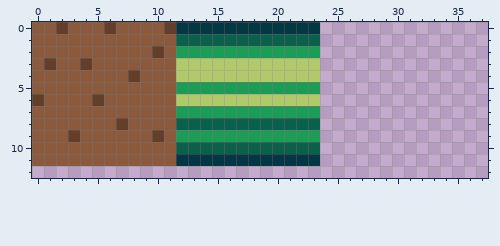
Pixel-art sprite -- bin/assets/_tile_icons.png. That is the earlier state.
The file is 48x48 pixels. Shown: x 0..37, y 0..12.
New version:
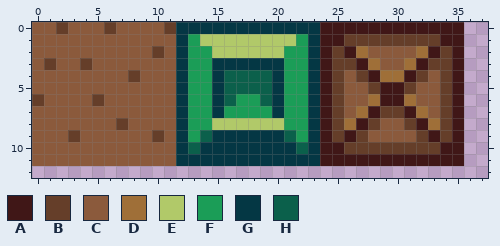
Palette (. is transparent): A #401717  B #653e29  C #8b5a3c  D #9f6f38  E #b1c969  F #1b9d57  G #043744  H #0b604b
The exact change:
@@ x 0..37 @@
- 0 CCBCCCBCCCCBGGGGGGGGGGGG..............
- 1 CCCCCCCCCCCCHHHHHHHHHHHH..............
- 2 CCCCCCCCCCBCFFFFFFFFFFFF..............
- 3 CBCCBCCCCCCCEEEEEEEEEEEE..............
- 4 CCCCCCCCBCCCEEEEEEEEEEEE..............
- 5 CCCCCCCCCCCCFFFFFFFFFFFF..............
- 6 BCCCCBCCCCCCEEEEEEEEEEEE..............
- 7 CCCCCCCCCCCCFFFFFFFFFFFF..............
- 8 CCCCCCCBCCCCHHHHHHHHHHHH..............
- 9 CCCBCCCCCCBCFFFFFFFFFFFF..............
-10 CCCCCCCCCCCCHHHHHHHHHHHH..............
-11 CCCCCCCCCCCCGGGGGGGGGGGG..............
+ 0 CCBCCCBCCCCBGGGGGGGGGGGGAAAAAAAAAAAA..
+ 1 CCCCCCCCCCCCGFEEEEEEEEFGAABBBBBBBBAA..
+ 2 CCCCCCCCCCBCGFFEEEEEEFFGABADCCCCDABA..
+ 3 CBCCBCCCCCCCGFFGGGGGGFFGABBADCCDABBA..
+ 4 CCCCCCCCBCCCGFFGHHHHGFFGABCBADDABCBA..
+ 5 CCCCCCCCCCCCGFFGHHHHGFFGABCCBAABCCBA..
+ 6 BCCCCBCCCCCCGFFGHFFHGFFGABCCDAADCCBA..
+ 7 CCCCCCCCCCCCGFFGFFFFGFFGABCDABBADCBA..
+ 8 CCCCCCCBCCCCGFFEEEEEEFFGABDABCCBADBA..
+ 9 CCCBCCCCCCBCGFHGGGGGGHFGABABCCCCBABA..
+10 CCCCCCCCCCCCGHGGGGGGGGHGAABBBBBBBBAA..
+11 CCCCCCCCCCCCGGGGGGGGGGGGAAAAAAAAAAAA..
 12 ......................................
